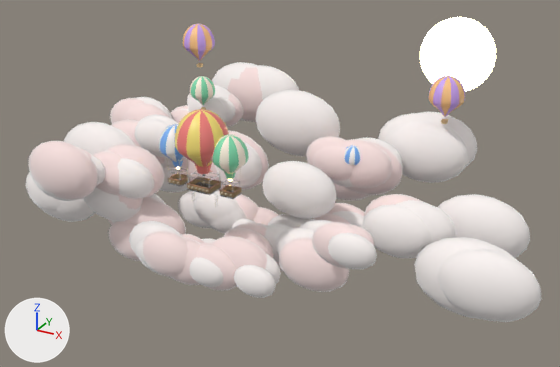
Two versions of the glTF model public/brawl/balloon.glb, one commit apart.
Both versions are drawn from a 50 mm lens placed at (99.6, -142.9, 76.9), pointed at (-10.7, 57.8, -23.4). Lighting does not change. The marker at lower left points along +X, +Y and +Z. The older version comes first. Where no turn or scale is listed for an object, it has been applied to the vertices. Vertices at exactly the same position are counted once.

Before the edit, the objects in view are built like this:
```python
ob_clouds = bpy.data.objects.new('clouds', me_clouds)
ob_clouds.location = (-29.4, 8.1, -22.5)
ob_far_envelope_001 = bpy.data.objects.new('far_envelope.001', me_far_envelope_001)
ob_far_envelope_001.location = (40.0, 62.0, 12.0)
ob_r_weave = bpy.data.objects.new('R_weave', me_r_weave)
ob_r_weave.location = (7.6, -1.7, 0.3)
ob_r_weave_001 = bpy.data.objects.new('R_weave.001', me_r_weave_001)
ob_r_weave_001.location = (7.6, -1.7, 0.6)
ob_r_weave_002 = bpy.data.objects.new('R_weave.002', me_r_weave_002)
ob_r_weave_002.location = (7.6, -1.7, 0.8)
ob_r_weave_003 = bpy.data.objects.new('R_weave.003', me_r_weave_003)
ob_r_weave_003.location = (7.6, 1.7, 0.3)
ob_r_weave_004 = bpy.data.objects.new('R_weave.004', me_r_weave_004)
ob_r_weave_004.location = (7.6, 1.7, 0.6)
ob_r_weave_005 = bpy.data.objects.new('R_weave.005', me_r_weave_005)
ob_r_weave_005.location = (7.6, 1.7, 0.8)
ob_r_weave_006 = bpy.data.objects.new('R_weave.006', me_r_weave_006)
ob_r_weave_006.location = (9.4, 0.0, 0.3)
# also in view: 'far_envelope.003' at (-52.0, 75.0, 14.0); 'sun' at (20.0, 140.0, 4.0); 'far_envelope' at (-34.0, 50.0, 6.0); 'L_envelope' at (-7.6, 0.0, 9.6); 'R_envelope' at (7.6, 0.0, 9.6)
```
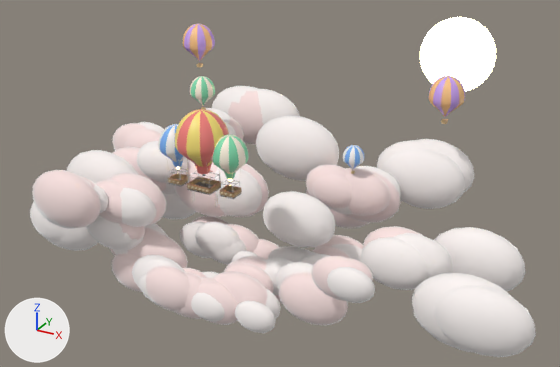
Not visible in the pictures: 'L_staves.001'.

Boxes [x1, y1, x2, y2] around the edits, measured in the pictures (560 x 367 px; the box of a moved part takes in the faces that stretch with it):
'clouds', moved
    before: [26, 62, 542, 322]
    after: [30, 86, 536, 357]
'R_staves.001', added
    after: [230, 186, 238, 191]
part 1 of me_clouds, moved or reshaped
    before: [28, 62, 477, 269]
    after: [32, 86, 474, 303]

The change, as a list of edits to the scene's bpy script:
```text
Change me_clouds:
    used by ob_clouds; location = (-29.4, 8.1, -22.5)
    remove me_clouds.from_pydata(...)  # 29054 vertices, 57312 faces; spans x -45.0..108.0, y -18.0..72.0, z -7.0..32.0
    add me_clouds.from_pydata(...)  # 29054 vertices, 57312 faces; spans x -45.0..108.0, y -18.0..72.0, z -7.0..34.0
    me_clouds part 1: the whole mesh is moved by (0.0, 0.0, 1.0)
Add me_r_staves_001:
    me_r_staves_001.from_pydata(...)  # 144 vertices, 216 faces; spans x -0.04..3.74, y -0.16..0.16, z -0.52..0.52
    me_r_staves_001.materials.append(mat_wicker_dark)  # brown #c4a276
Add me_main_staves_001:
    me_main_staves_001.from_pydata(...)  # 248 vertices, 372 faces; spans x -0.04..6.54, y -0.16..0.16, z -0.55..0.55
    me_main_staves_001.materials.append(mat_wicker_dark)  # brown #c4a276
Change ob_clouds:
    ob_clouds.location: (-29.4, 8.1, -22.5) -> (-29.4, 8.1, -32.5)
Change ob_r_weave:
    ob_r_weave.location: (7.6, -1.7, 0.3) -> (7.6, -1.7, 0.2)
Change ob_r_weave_001:
    ob_r_weave_001.location: (7.6, -1.7, 0.6) -> (7.6, -1.7, 0.4)
Change ob_r_weave_002:
    ob_r_weave_002.location: (7.6, -1.7, 0.8) -> (7.6, -1.7, 0.7)
Change ob_r_weave_003:
    ob_r_weave_003.location: (7.6, 1.7, 0.3) -> (7.6, -1.7, 0.9)
Change ob_r_weave_004:
    ob_r_weave_004.location: (7.6, 1.7, 0.6) -> (7.6, 1.7, 0.2)
Change ob_r_weave_005:
    ob_r_weave_005.location: (7.6, 1.7, 0.8) -> (7.6, 1.7, 0.4)
Change ob_r_weave_006:
    ob_r_weave_006.location: (9.4, 0.0, 0.3) -> (7.6, 1.7, 0.7)
Change ob_r_weave_007:
    ob_r_weave_007.location: (9.4, 0.0, 0.6) -> (7.6, 1.7, 0.9)
Change ob_r_weave_009:
    ob_r_weave_009.location: (5.8, 0.0, 0.3) -> (9.4, 0.0, 0.4)
Change ob_r_weave_010:
    ob_r_weave_010.location: (5.8, 0.0, 0.6) -> (9.4, 0.0, 0.7)
Change ob_r_weave_011:
    ob_r_weave_011.location: (5.8, 0.0, 0.8) -> (9.4, 0.0, 0.9)
Add ob_r_staves_001:
    ob_r_staves_001 = bpy.data.objects.new('R_staves.001', me_r_staves_001)
    ob_r_staves_001.location = (5.8, 1.7, 0.6)
Add ob_main_staves_001:
    ob_main_staves_001 = bpy.data.objects.new('main_staves.001', me_main_staves_001)
    ob_main_staves_001.location = (-3.2, 2.4, 0.6)
Add ob_l_staves_001:
    ob_l_staves_001 = bpy.data.objects.new('L_staves.001', me_r_staves_001.copy())
    ob_l_staves_001.location = (-9.4, 1.7, 0.6)
```
